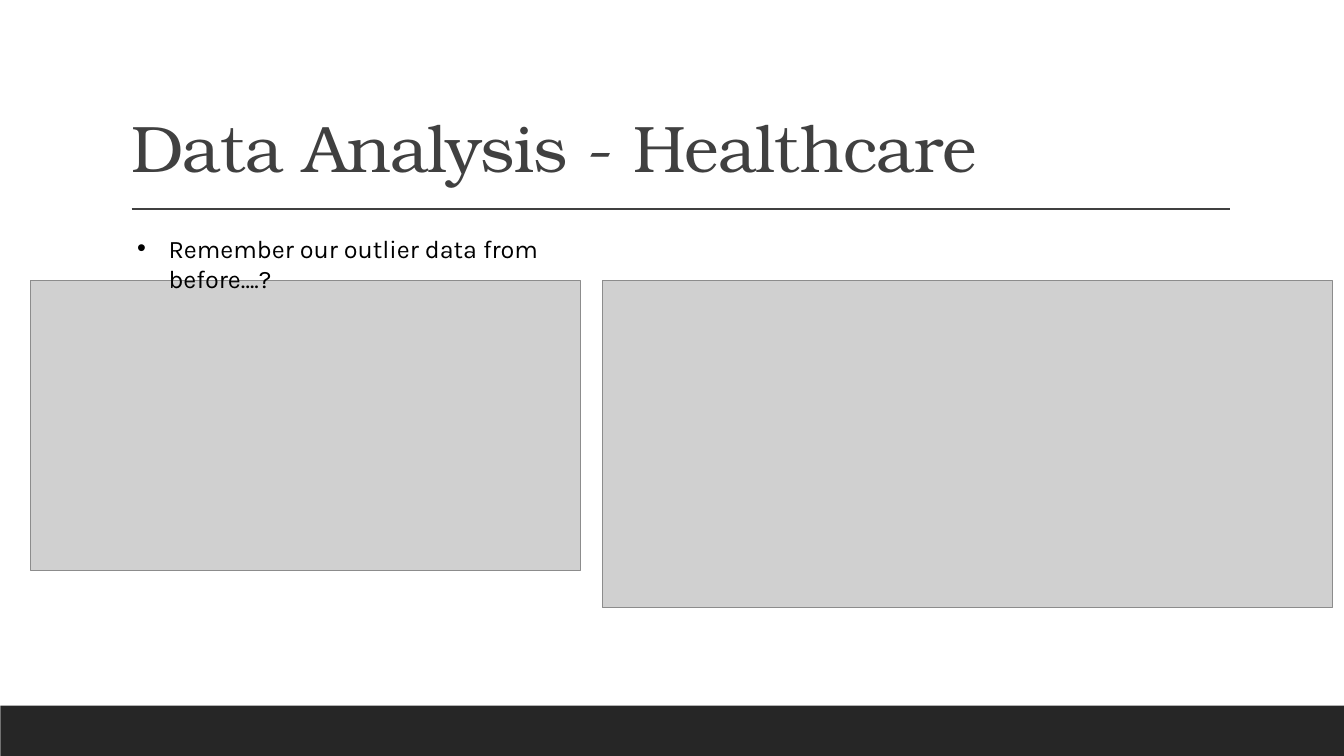
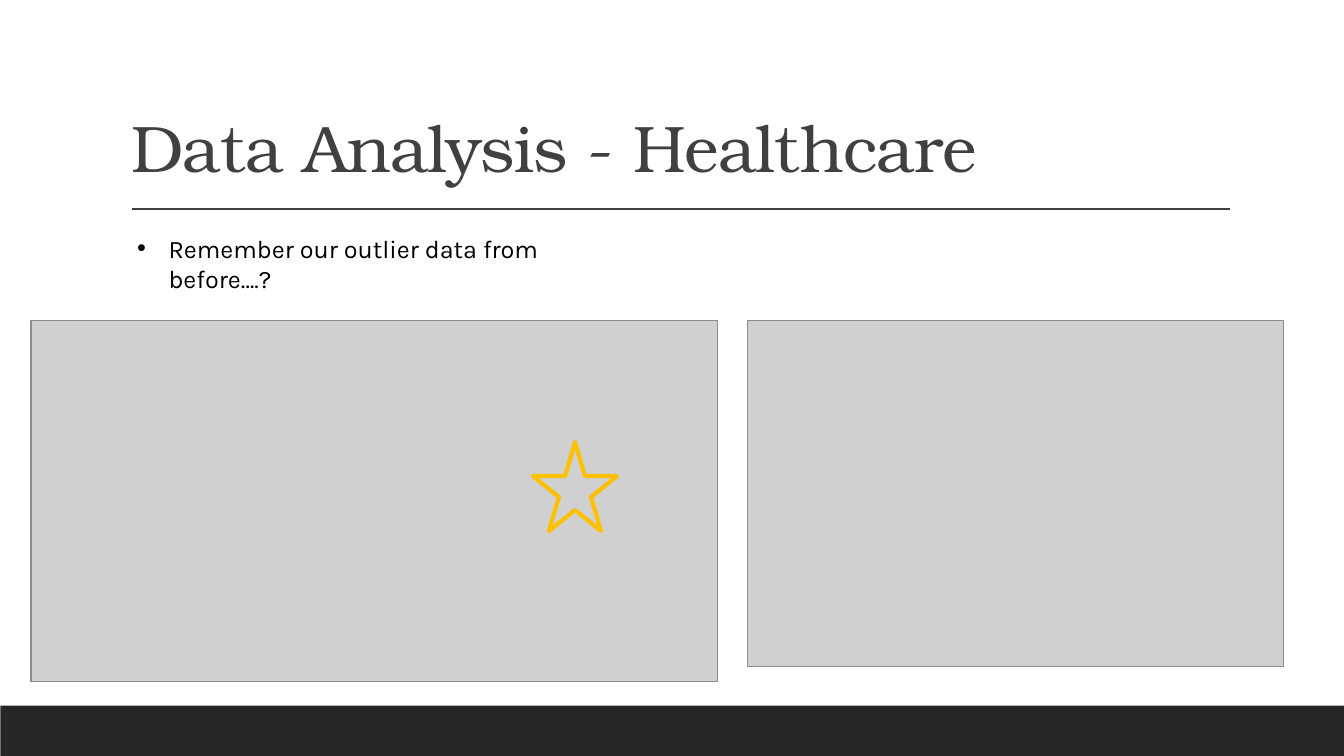
Before and after one commit to pkorat/World-Life-Expectancy-Analysis, a slide deck: slide 9 of Bulldogs – Project 1 Presentation.pptx. Drawn at 1344x756 pixels with LibreOffice and Linux fonts; fonts in the diff are those of the drawing; grey boxes stand for pictures. Boxes give left, top, right and bottom in pixels: in the first picture for what was removed or moved away, otherwise in the second. Text is boxed around its words. In the diff, an @@ line names an element or a change of style, - is before the commit and + after.

```diff
--- a/Bulldogs – Project 1 Presentation.pptx
+++ b/Bulldogs – Project 1 Presentation.pptx
@@ picture: place and size @@
-picture at [30,281,581,571]
+picture at [31,321,718,683]
@@ picture: place and size @@
-picture at [603,281,1333,608]
+picture at [748,321,1285,666]
@@ star added at [533,443,618,531], outline #FFC000 3 pt @@
```
Also in this commit, not shown: 2 other slides changed, 2 slides added, 4 other files.
